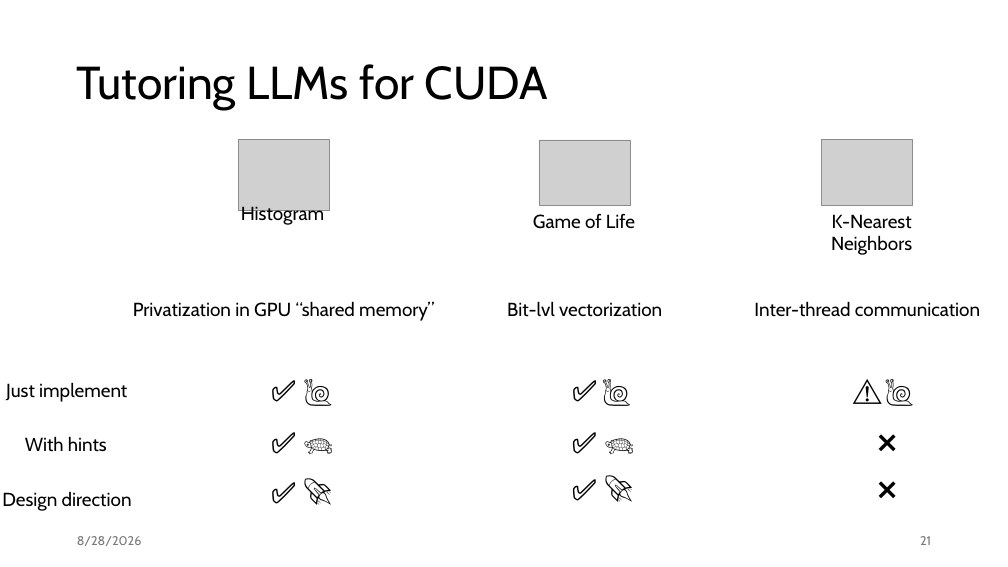
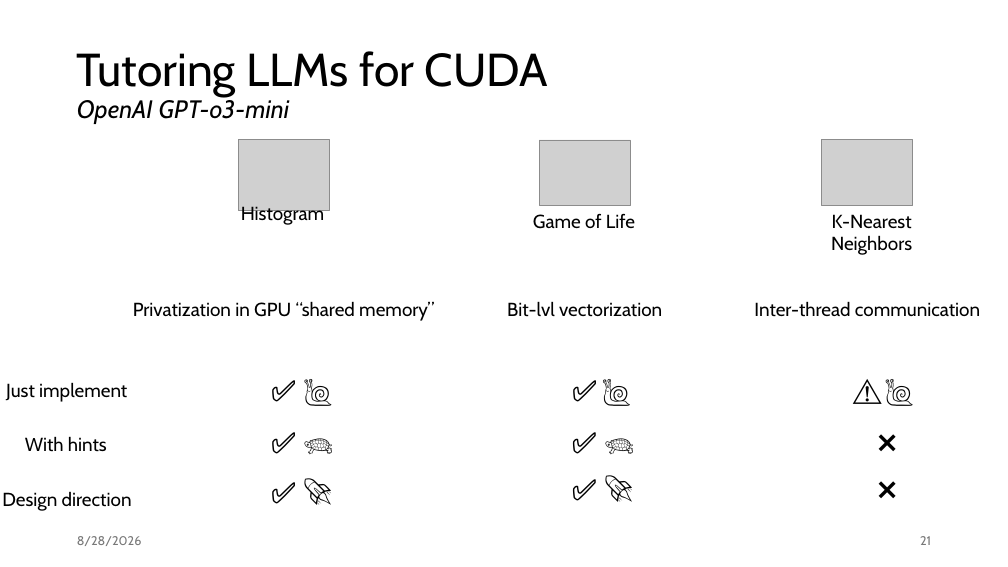
Before and after one commit to jiriklepl/phd-thesis, a slide deck: slide 21 of slides/Optimizing Memory Layouts and Traversal Orders in High-Performance Computing.pptx. Drawn at 1008x567 pixels with LibreOffice and Linux fonts; fonts in the diff are those of the drawing; grey boxes stand for pictures. Boxes give left, top, right and bottom in pixels: in the first picture for what was removed or moved away, otherwise in the second. Text is boxed around its words. In the diff, an @@ line names an element or a change of style, - is before the commit and + after.

```diff
--- a/slides/Optimizing Memory Layouts and Traversal Orders in High-Performance Computing.pptx
+++ b/slides/Optimizing Memory Layouts and Traversal Orders in High-Performance Computing.pptx
@@ title at <box>77,51,548,124</box>: text changed @@
-Tutoring LLMs for CUDA
+Tutoring LLMs for CUDA
+OpenAI GPT-o3-mini
```
Also in this commit, not shown: 11 other slides changed.
